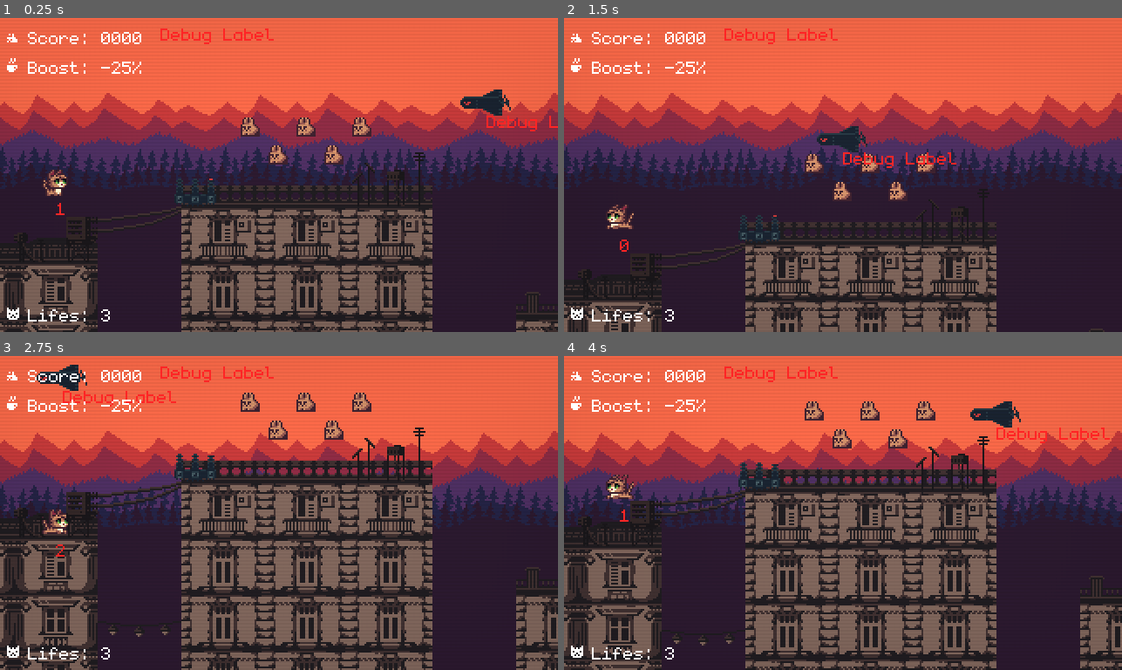
Above: before the commit, frames 1-4 (two rows, left to right).
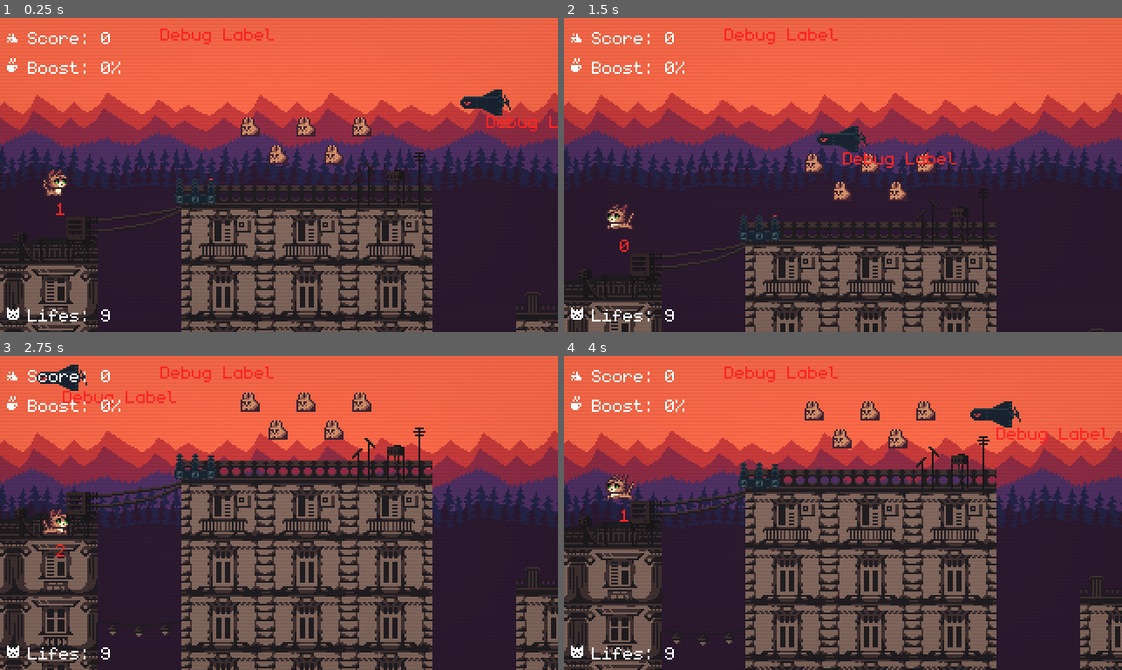
Above: after the commit, the same moments.

Repository: darkgraycat/marcy-runner-gd
Game: Godot game, scene res://src/main.tscn
Two runs of this game, one before a commit and one after it. Both use one fixed random seed, a clock stepped at 60 frames per second and the inputs below.
Inputs:
- Up to frame 1 (0.25 s): no input
- Up to frame 2 (1.5 s): tap Enter (debug_action) at 0.5 s; hold W (move_right) 0.53-1.28 s; tap Space (jump) at 0.77 s; hold Q (move_left) from 1.28 s (still down)
- Up to frame 3 (2.75 s): tap Space (jump) at 1.52 s; release Q (move_left) at 2.03 s; hold W (move_right) from 2.03 s (still down)
- Up to frame 4 (4 s): tap Space (jump) at 3.02, 3.77 s; release W (move_right) at 3.53 s; hold Q (move_left) from 3.53 s (still down)

The runs differ from the first frame. In frame 1, 0.2% of the frame differs, in the area x 18-26%, y 4-95%; in frame 2, 0.2%; in frame 3, 0.2%; in frame 4, 0.2%.

Commit message:
: connect level with ui

Diff:
--- a/src/level/level.gd
+++ b/src/level/level.gd
@@ -19,6 +19,7 @@
 	if not parallax.is_node_ready(): await parallax.ready
 	parallax.config = config.parallax;
 
+	level_ui_canvas_layer.update_labels(config.state)
 	Events.player_died.connect(_on_player_died)
 	Events.player_item_collected.connect(_on_player_item_collected)
 
@@ -38,9 +39,10 @@
 
 func _on_player_item_collected(item: Node2D) -> void:
 	if item is ItemPanacat: config.state.score_points += 10
-	elif item is ItemBean: print("Bean collected")
-	elif item is ItemLife: print("Life collected")
+	elif item is ItemBean: config.state.player_bonus_speed += 25
+	elif item is ItemLife: config.state.lifes_amount += 1
 	elif item is ItemSuperPanacat: print("SuperPanacat collected")
+	level_ui_canvas_layer.update_labels(config.state)
 
 func _unhandled_input(event: InputEvent) -> void:
 	if event.is_action_pressed("debug_action"):
--- a/src/ui/level_ui_canvas_layer.gd
+++ b/src/ui/level_ui_canvas_layer.gd
@@ -1,17 +1,19 @@
 class_name LevelUiCanvasLayer extends CanvasLayer
 
+@onready var score_label: Label = %ScoreLabel
 @onready var lifes_label: Label = %LifesLabel
-@onready var score_label: Label = %ScoreLabel
 @onready var effects_label: Label = %EffectsLabel
 
-func _ready() -> void:
-	pass#TODO
+func set_score_value(value: Variant) -> void:
+	score_label.text = Strings.INGAME_UI_SCORE % int(value)
 
 func set_lifes_value(value: Variant) -> void:
 	lifes_label.text = Strings.INGAME_UI_LIFES % int(value)
 
-func set_score_value(value: Variant) -> void:
-	score_label.text = Strings.INGAME_UI_SCORE % int(value)
-
 func set_effects_value(value: Variant) -> void:
 	effects_label.text = Strings.INGAME_UI_BOOST % int(value)
+
+func update_labels(state: StateResource) -> void:
+	set_score_value(state.score_points)
+	set_lifes_value(state.lifes_amount)
+	set_effects_value(state.player_bonus_speed)
